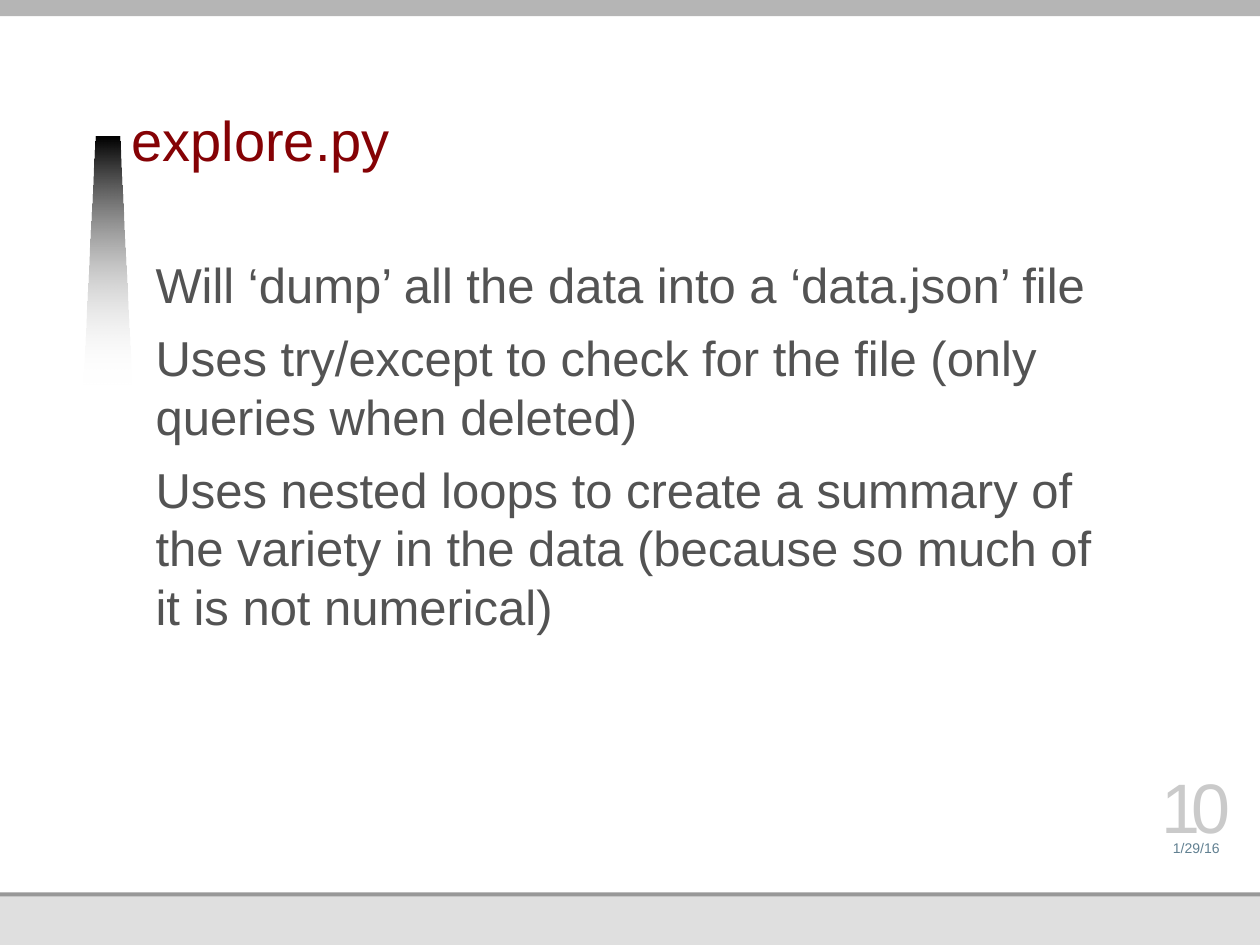
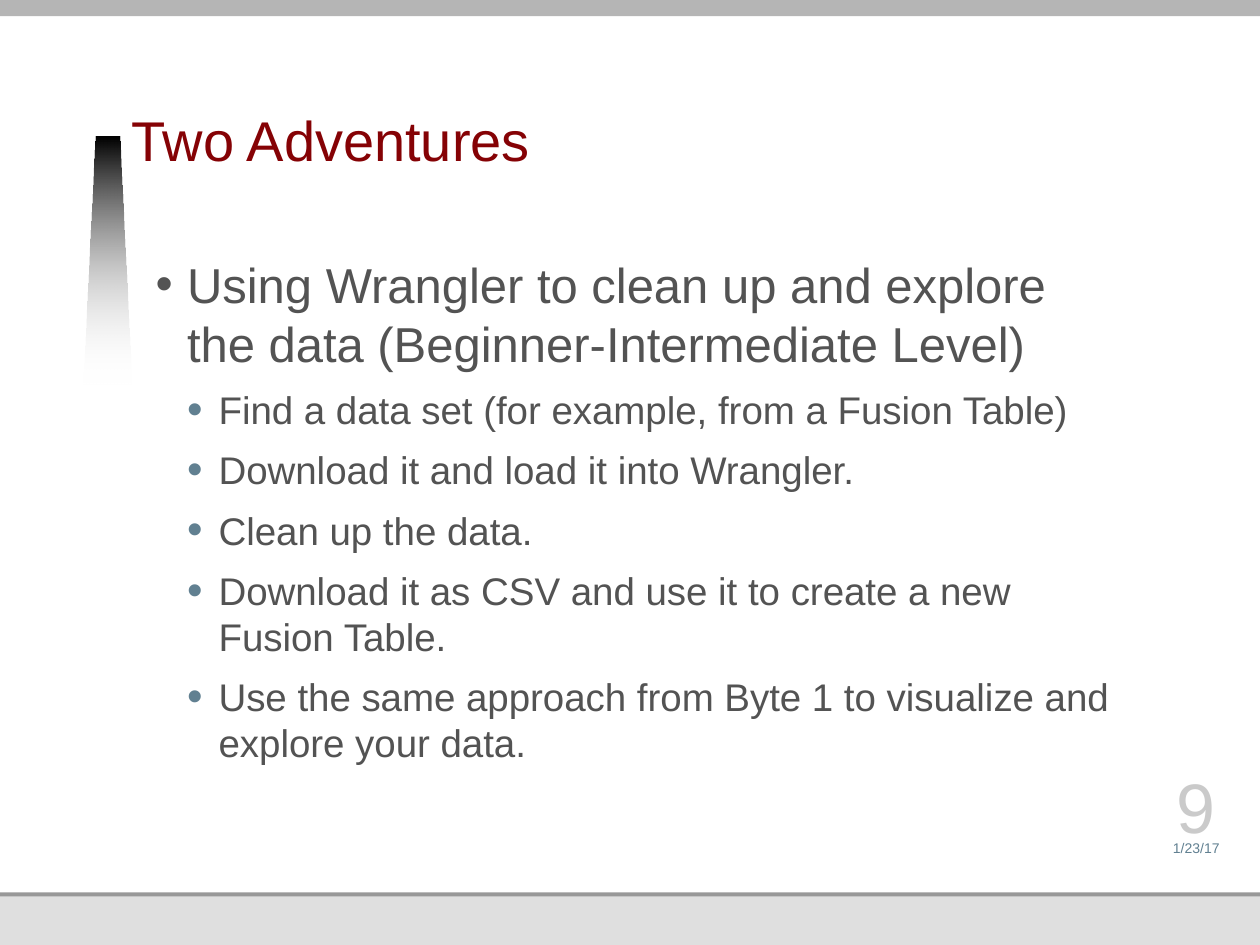
Before and after one commit to jmankoff/data, a slide deck: slide 9 of Lectures/Byte 2 Explore.pptx (slide 10 before the commit). Drawn at 1260x945 pixels with LibreOffice and Linux fonts; fonts in the diff are those of the drawing; background and template pictures are left out. Boxes give left, top, right and bottom in pixels: in the first picture for what was removed or moved away, otherwise in the second. Text is boxed around its words. In the diff, an @@ line names an element or a change of style, - is before the commit and + after.

Commit message:
Modified Byte 2 slides to reflect changes to the assignment.

```diff
--- a/Lectures/Byte 2 Explore.pptx
+++ b/Lectures/Byte 2 Explore.pptx
@@ title at (131, 120, 530, 162): text changed @@
-explore.py
+Two Adventures
@@ text at (187, 267, 1109, 765): text changed; size 28 to 22 pt @@
-Will ‘dump’ all the data into a ‘data.json’ file
-Uses try/except to check for the file (only queries when deleted)
-Uses nested loops to create a summary of the variety in the data (because so much of it is not numerical)
+• Using Wrangler to clean up and explore the data (Beginner-Intermediate Level)
+  • Find a data set (for example, from a Fusion Table)
+  • Download it and load it into Wrangler.
+  • Clean up the data.
+  • Download it as CSV and use it to create a new Fusion Table.
+  • Use the same approach from Byte 1 to visualize and explore your data.
@@ page number at (1177, 784, 1216, 846): text changed @@
-10
+9
@@ text at (1173, 843, 1220, 853): text changed @@
-1/29/16
+1/23/17
```
Also in this commit, not shown: 10 other slides changed, 1 slide added, 18 slides removed.
